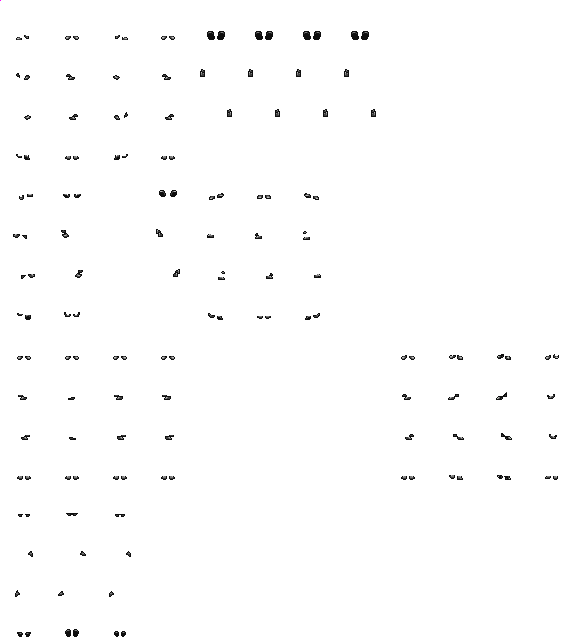
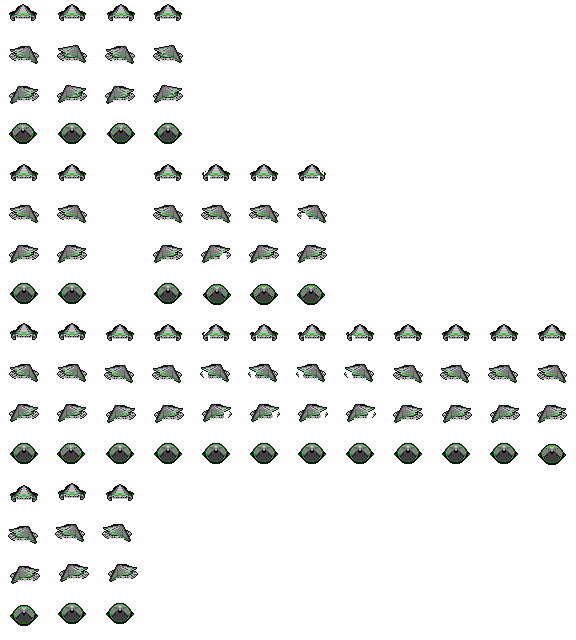
Layered file, before and after one edit (576 x 640). Changes by layer:
added layer "Hat patty" above "Hat straw" over [9, 4, 566, 626]
added layer "Hat straw" above "Hat none default" over [8, 5, 567, 621]
hid "Feet boots", painted on it over [0, 0, 559, 637]
